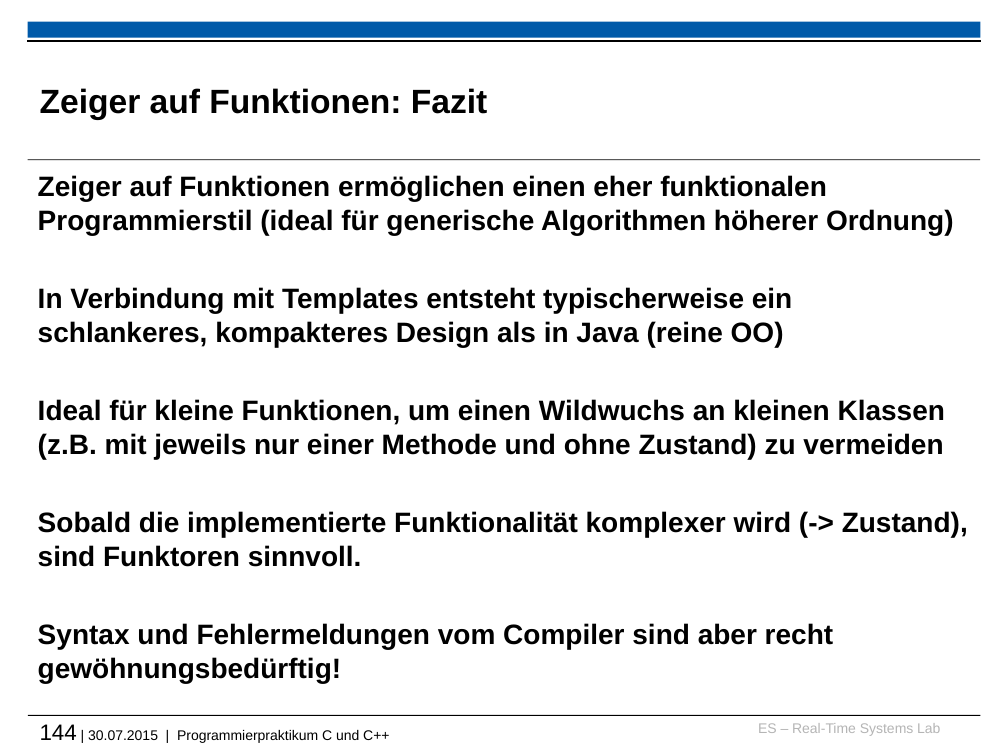
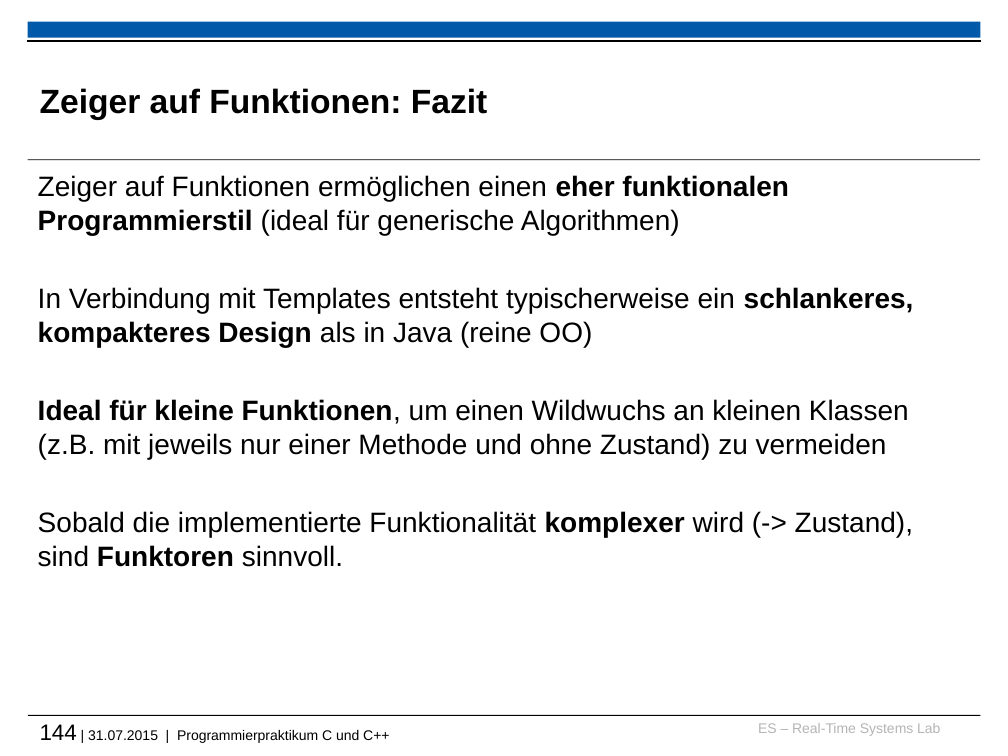
Before and after one commit to h82k/tud-cppp, a slide deck: slide 144 of vorlesung/cppp_lecture.pptx. Drawn at 1008x756 pixels with LibreOffice and Linux fonts; fonts in the diff are those of the drawing; background and template pictures are left out. Boxes give left, top, right and bottom in pixels: in the first picture for what was removed or moved away, otherwise in the second. Text is boxed around its words. In the diff, an @@ line names an element or a change of style, - is before the commit and + after.

```diff
--- a/vorlesung/cppp_lecture.pptx
+++ b/vorlesung/cppp_lecture.pptx
@@ text at (38, 175, 789, 235): text changed; bold off @@
-Zeiger auf Funktionen ermöglichen einen eher funktionalen Programmierstil (ideal für generische Algorithmen höherer Ordnung)
+Zeiger auf Funktionen ermöglichen einen eher funktionalen Programmierstil (ideal für generische Algorithmen)
@@ text at (38, 287, 914, 567): bold off in "In Verbindung mit Templates entsteht typischerweise ein ...", "Funktionen, um einen Wildwuchs an kleinen Klassen ...", "Sobald die implementierte Funktionalität wird (-> Zustand), ..." @@
@@ text at (38, 623, 834, 683): paragraph removed @@
-Syntax und Fehlermeldungen vom Compiler sind aber recht gewöhnungsbedürftig!
@@ text at (40, 724, 389, 743): text changed @@
-144 | 30.07.2015 | Programmierpraktikum C und C++
+144 | 31.07.2015 | Programmierpraktikum C und C++
```
Also in this commit, not shown: 15 other slides changed, 1 other file.
